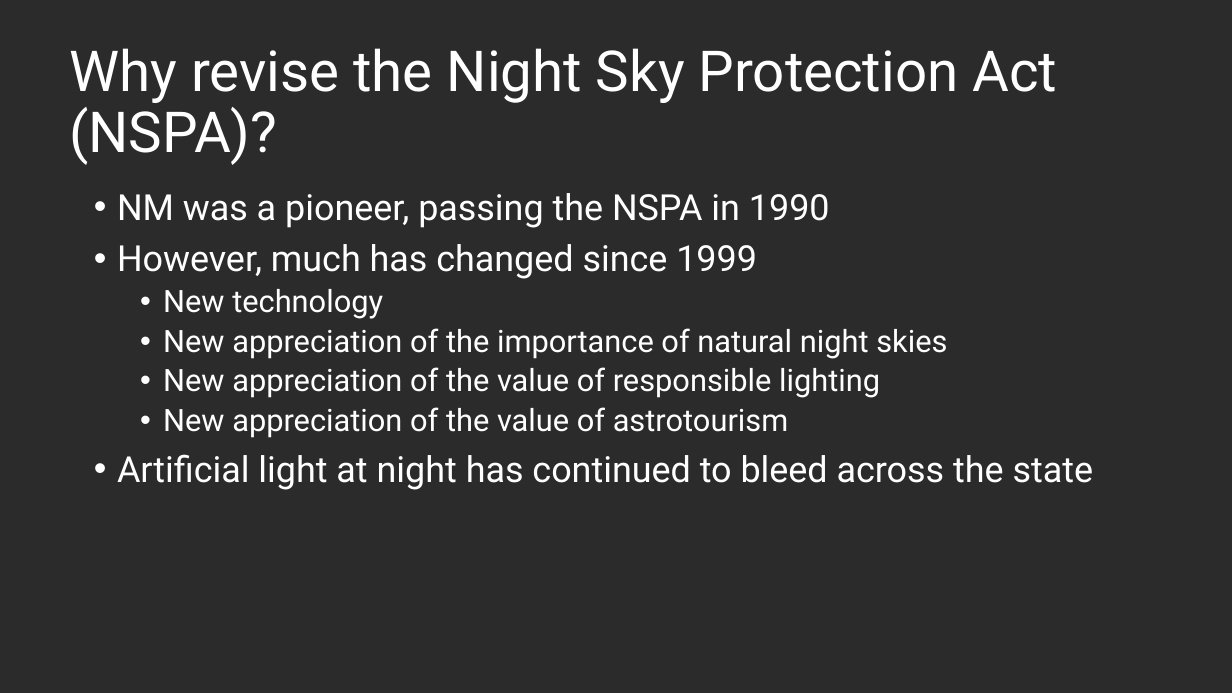
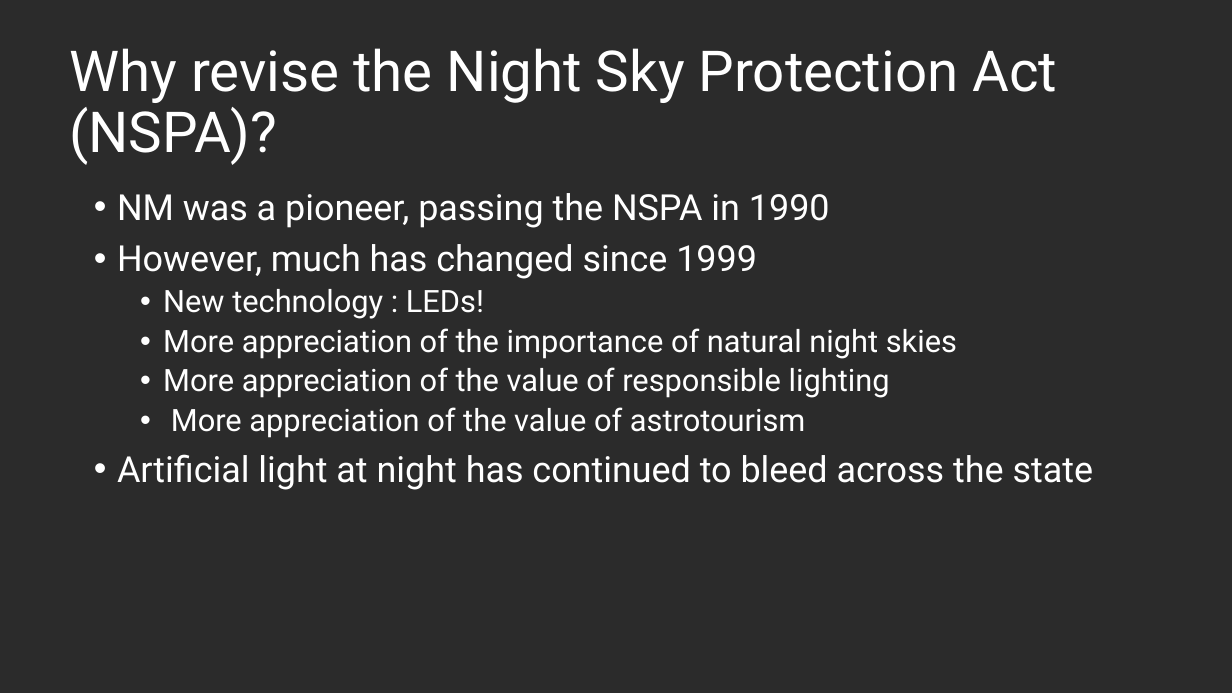
Before and after one commit to nmdarksky/nmdarksky.github.io, a slide deck: slide 5 of presentations/Revising the NSPA.pptx. Drawn at 1232x693 pixels with LibreOffice and Linux fonts; fonts in the diff are those of the drawing; background and template pictures are left out; a plain dark background stands for a picture behind light text. Boxes give left, top, right and bottom in pixels: in the first picture for what was removed or moved away, otherwise in the second. Text is boxed around its words. In the diff, an @@ line names an element or a change of style, - is before the commit and + after.

```diff
--- a/presentations/Revising the NSPA.pptx
+++ b/presentations/Revising the NSPA.pptx
@@ text at (163,289,957,438): text changed @@
-  • New technology
-  • New appreciation of the importance of natural night skies
-  • New appreciation of the value of responsible lighting
-  • New appreciation of the value of astrotourism
+  • New technology : LEDs!
+  • More appreciation of the importance of natural night skies
+  • More appreciation of the value of responsible lighting
+  • More appreciation of the value of astrotourism
```
Also in this commit, not shown: 5 other slides changed.
